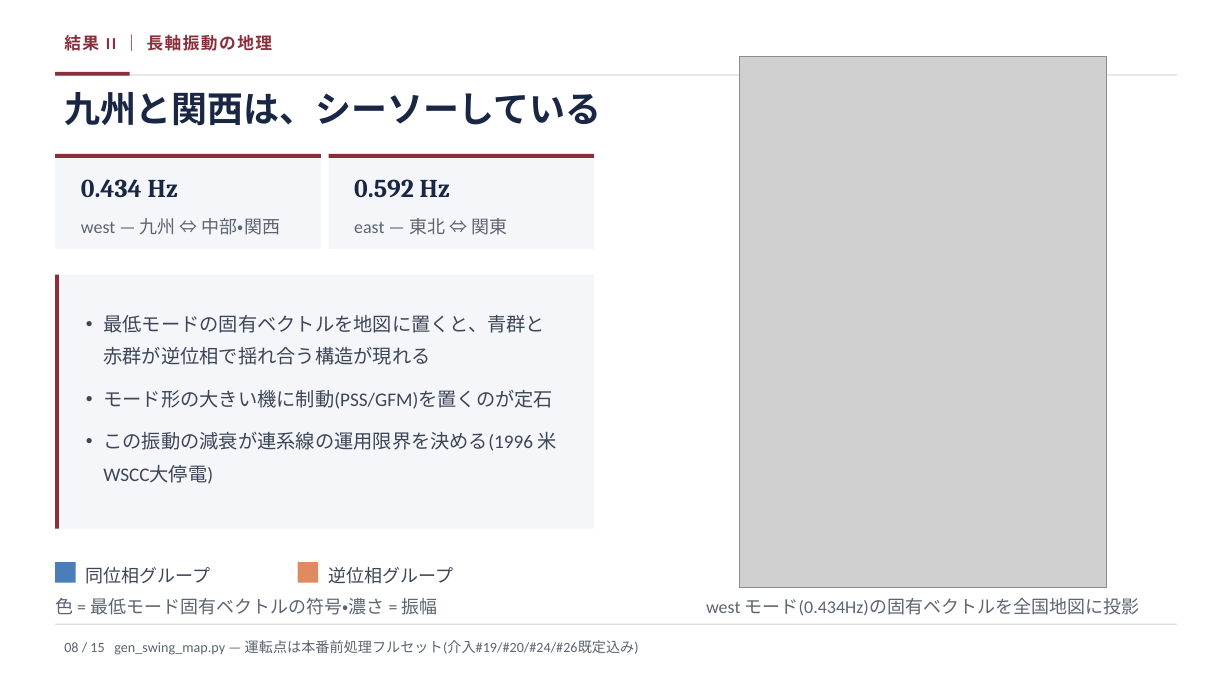
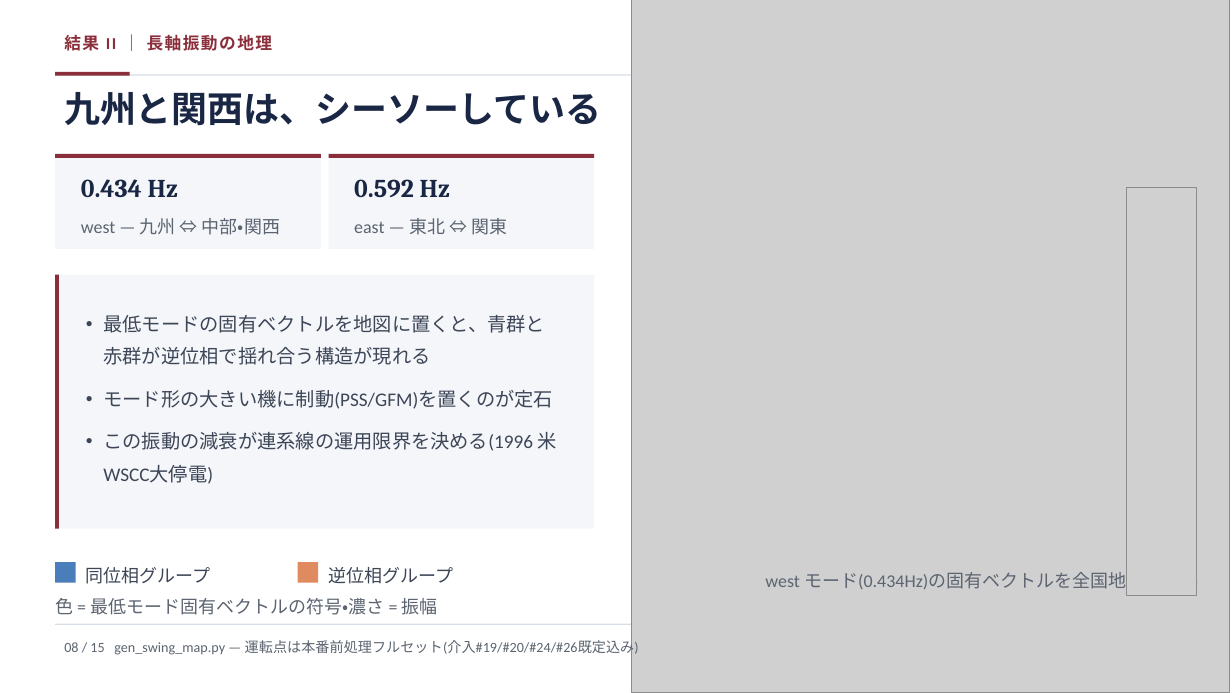
Before and after one commit to lutelute/All-Japan-Grid, a slide deck: slide 8 of docs/slides/AGJ_dynamics_2026-08-17_genspark.pptx. Drawn at 1232x693 pixels with LibreOffice and Linux fonts; fonts in the diff are those of the drawing; grey boxes stand for pictures. Boxes give left, top, right and bottom in pixels: in the first picture for what was removed or moved away, otherwise in the second. Text is boxed around its words. In the diff, an @@ line names an element or a change of style, - is before the commit and + after.

```diff
--- a/docs/slides/AGJ_dynamics_2026-08-17_genspark.pptx
+++ b/docs/slides/AGJ_dynamics_2026-08-17_genspark.pptx
@@ picture: place and size @@
-picture at [739,56,1106,588]
+picture at [631,0,1229,693]
@@ picture added at [1127,188,1196,596] @@
@@ text "west モード(0.434Hz)の固有ベクトルを全国地図に投影" rewrapped from [706,598,1139,616] to [765,569,1198,593] @@
```
Also in this commit, not shown: 4 other slides changed, 22 other files.
